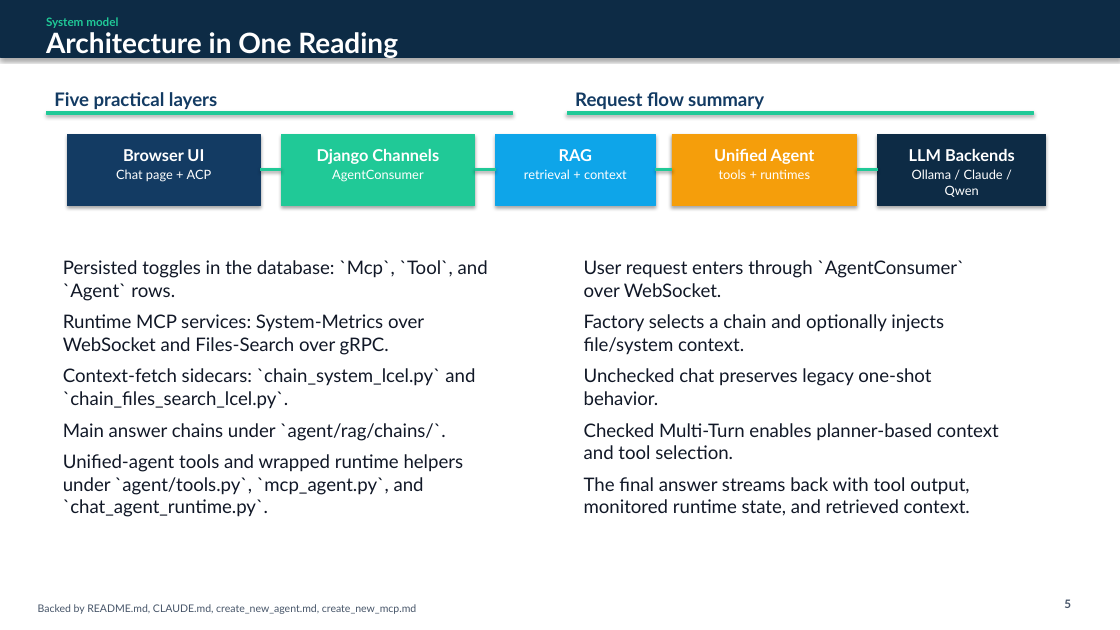
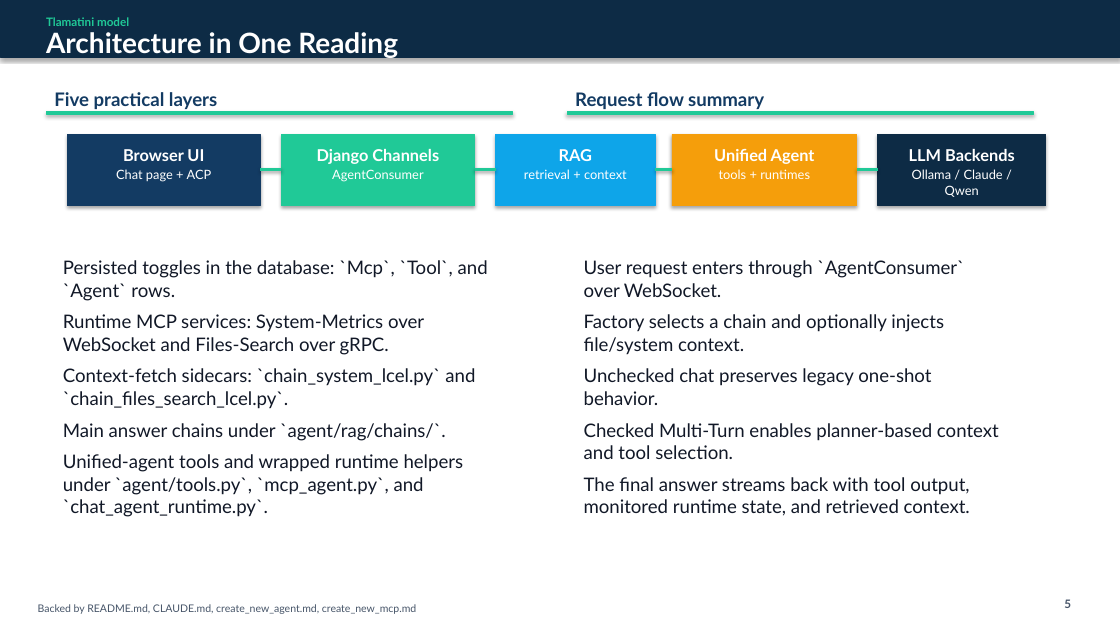
Before and after one commit to XAIHT/Tlamatini, a slide deck: slide 5 of Tlamatini_eXtended_Artificial_Intelligence_Humanly_Tempered.pptx. Drawn at 1120x630 pixels with LibreOffice and Linux fonts; fonts in the diff are those of the drawing. Boxes give left, top, right and bottom in pixels: in the first picture for what was removed or moved away, otherwise in the second. Text is boxed around its words. In the diff, an @@ line names an element or a change of style, - is before the commit and + after.

Commit message:
HUGE Renaming LLM_Bot to Tlamatini, by angelahack1

```diff
--- a/Tlamatini_eXtended_Artificial_Intelligence_Humanly_Tempered.pptx
+++ b/Tlamatini_eXtended_Artificial_Intelligence_Humanly_Tempered.pptx
@@ text at bbox=[46, 17, 129, 26]: text changed @@
-System model
+Tlamatini model
```
Also in this commit, not shown: 3 other slides changed, 33 other files.
